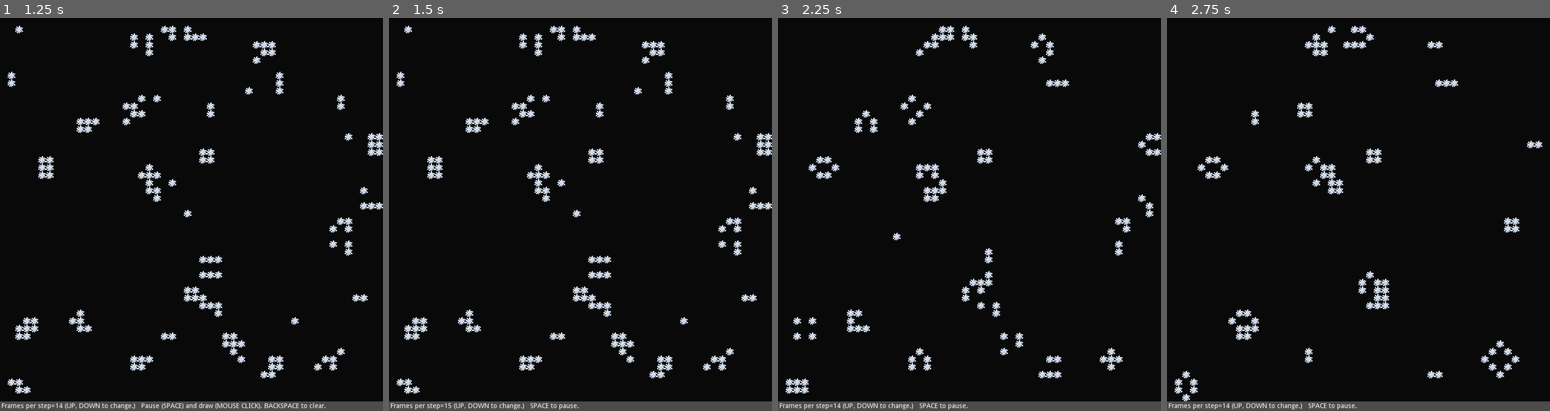
Above: before the commit, frames 1-4 (left to right).
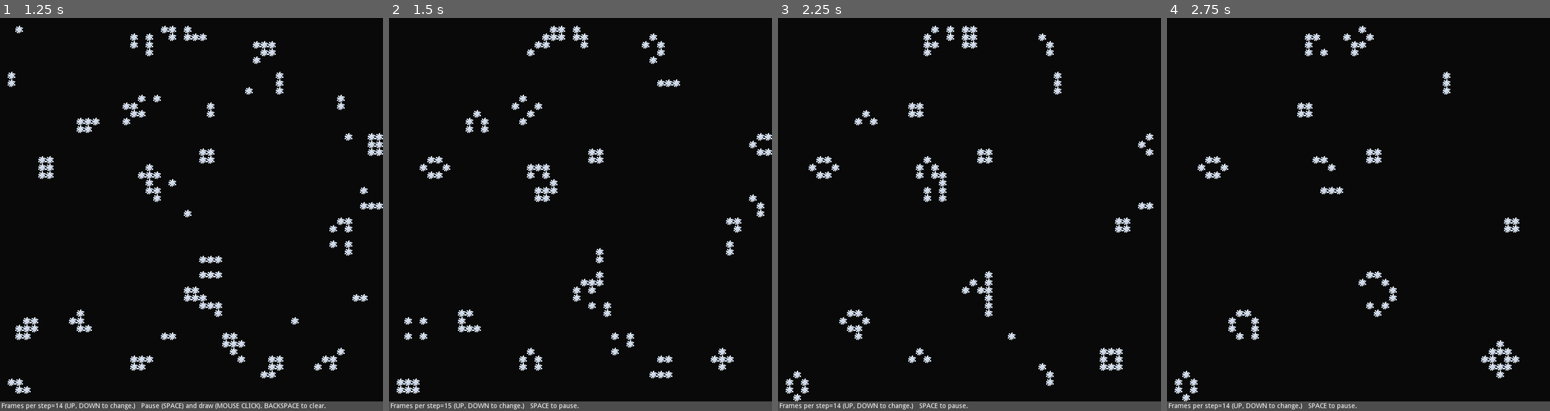
Above: after the commit, the same moments.

Repository: DimalexX/Live
Game: Godot game, scene res://Live.tscn
The game is run twice, just before and just after one commit, with the same random seed, the same clock (stepped at 60 frames per second) and the same inputs.
Inputs (mouse positions are in pixels of both pictures, inside the frame that each line leads up to):
- Up to frame 1 (1.25 s): tap Enter (ui_accept) at 0.5, 0.77 s; move the mouse to (275, 194) at 0.52 s; press the mouse at (275, 194) at 0.53 s; hold Up (ui_up) from 0.53 s (still down)
- Up to frame 2 (1.5 s): tap Enter (ui_accept) at 1.25 s; move the mouse to (503, 234) at 1.27 s; release Up (ui_up) at 1.28 s; release the mouse at (503, 234) at 1.28 s; hold Down (ui_down) from 1.28 s (still down); tap Backspace (clear) at 1.35 s
- Up to frame 3 (2.25 s): tap Enter (ui_accept) at 1.52, 2 s; click (892, 234) at 1.55 s; move the mouse to (1007, 128) at 2.02 s; release Down (ui_down) at 2.03 s; press the mouse at (1007, 128) at 2.03 s; hold Up (ui_up) from 2.03 s (still down)
- Up to frame 4 (2.75 s): keep holding Up (ui_up)

Frame 1 is identical in both runs. In frame 2, 3.4% of the frame differs, in the area x 1-100%, y 1-96%; in frame 3, 2.4%; in frame 4, 1.6%.

Commit message:
Правильный расчет задержки ходов

Diff:
--- a/Live.gd
+++ b/Live.gd
@@ -84,16 +84,12 @@
 				T1[i][j] = 0
 				T2[i][j] = 0
 				ArrObjects[i][j].visible = false
-#	if Input.is_action_just_pressed("click") and Pause:
-#		change_cell(get_global_mouse_position())
 	if !Pause:
-		if FPS > 0:
-			FPS -= 1
-			return
-		else:
+		FPS -= 1
+		if FPS <= 0:
 			FPS = FramesPerStep
-		NewStep()
-		DrawLive()
+			NewStep()
+			DrawLive()
 
 
 func change_cell(pos: Vector2):
